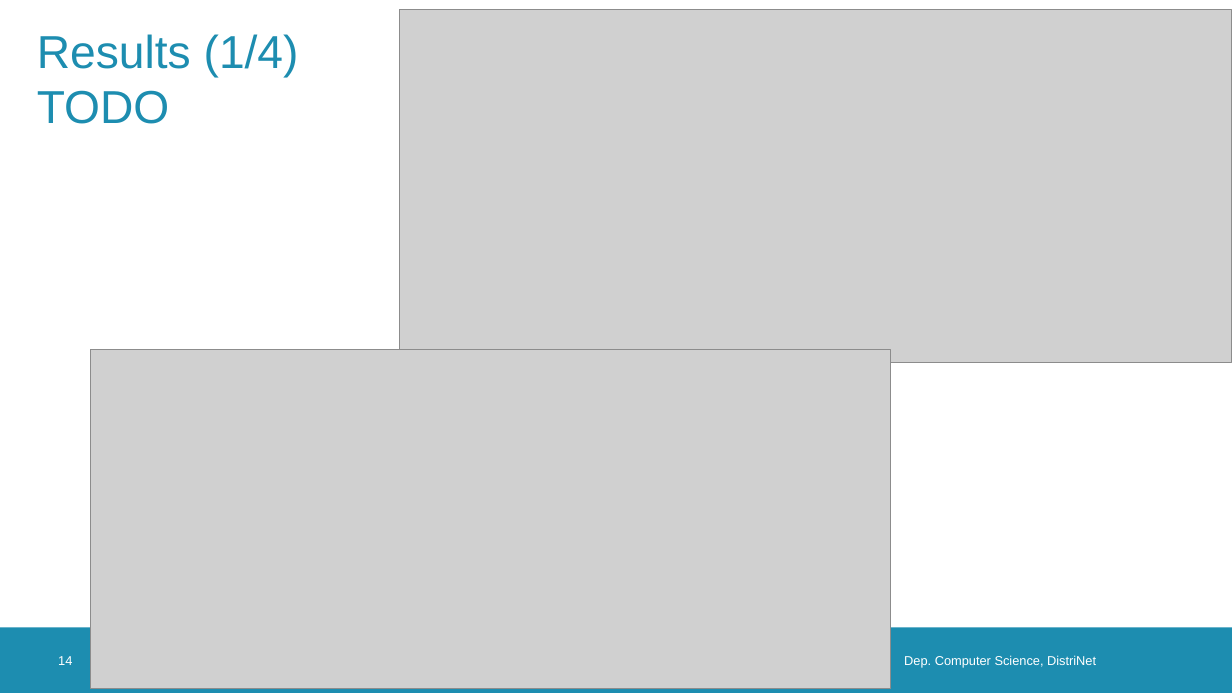
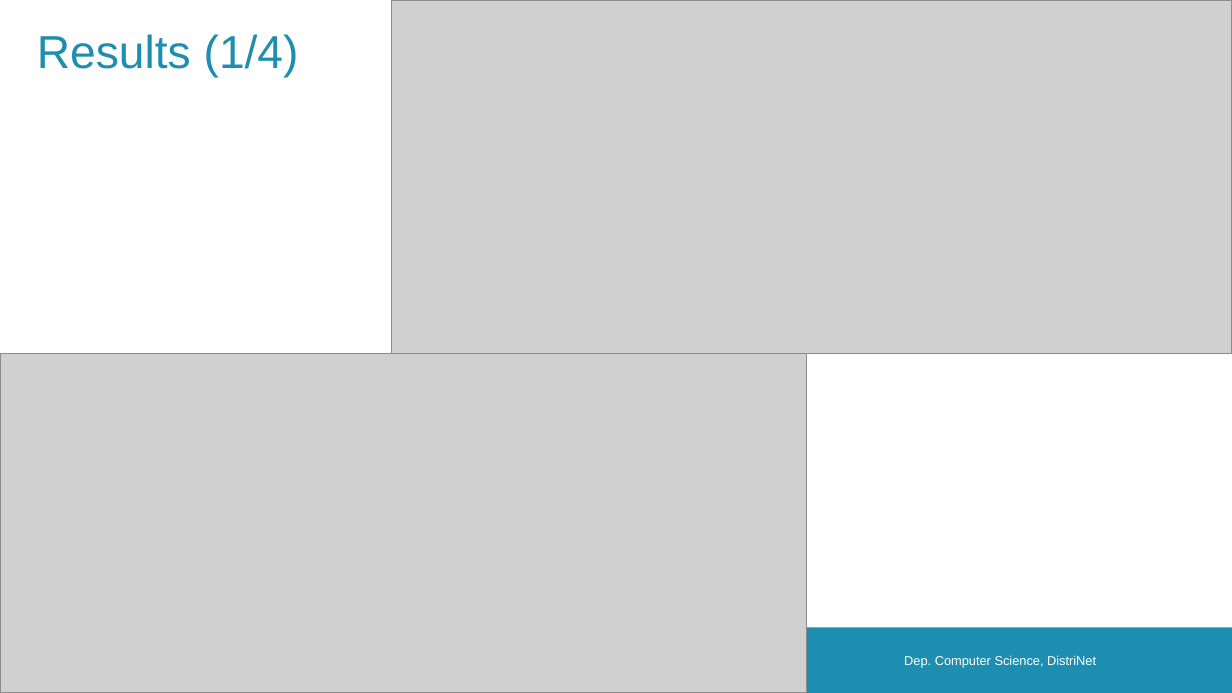
Before and after one commit to k8-scalar/incremental_policy_verification, a slide deck: slide 14 of Jasper Files/Presentations/2023 November presentation.pptx. Drawn at 1232x693 pixels with LibreOffice and Linux fonts; fonts in the diff are those of the drawing; grey boxes stand for pictures; background and template pictures are left out. Boxes give left, top, right and bottom in pixels: in the first picture for what was removed or moved away, otherwise in the second. Text is boxed around its words. In the diff, an @@ line names an element or a change of style, - is before the commit and + after.

```diff
--- a/Jasper Files/Presentations/2023 November presentation.pptx
+++ b/Jasper Files/Presentations/2023 November presentation.pptx
@@ picture: place and size @@
-picture at [399, 10, 1232, 363]
+picture at [392, 0, 1232, 353]
@@ title at [37, 34, 299, 78]: text changed @@
-Results (1/4)
-TODO
+Results (1/4)
@@ picture: place and size @@
-picture at [91, 354, 881, 689]
+picture at [0, 353, 807, 693]
@@ picture removed at [91, 353, 881, 687] @@
@@ picture removed at [91, 350, 891, 689] @@
```
Also in this commit, not shown: 3 other slides changed, 53 other files.
